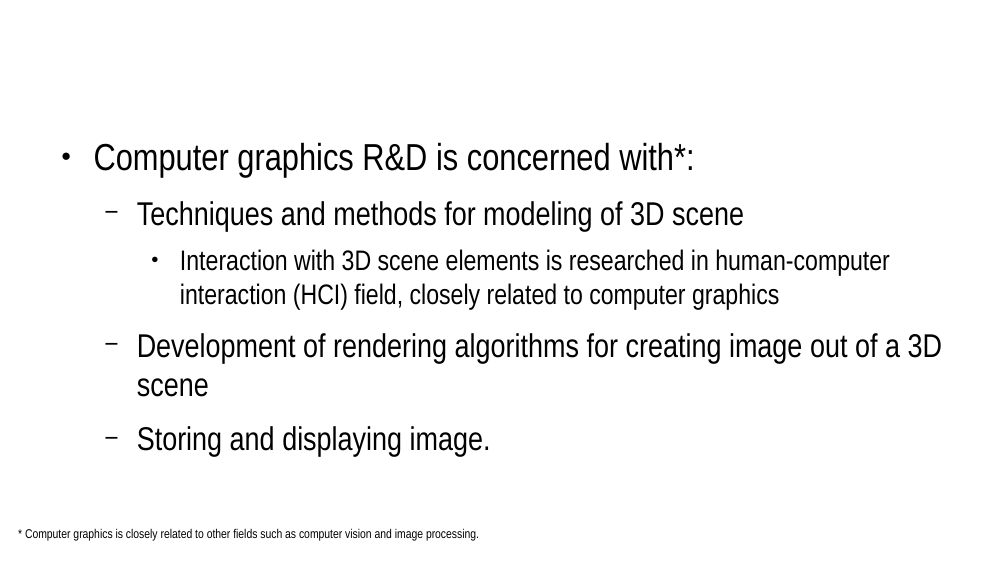
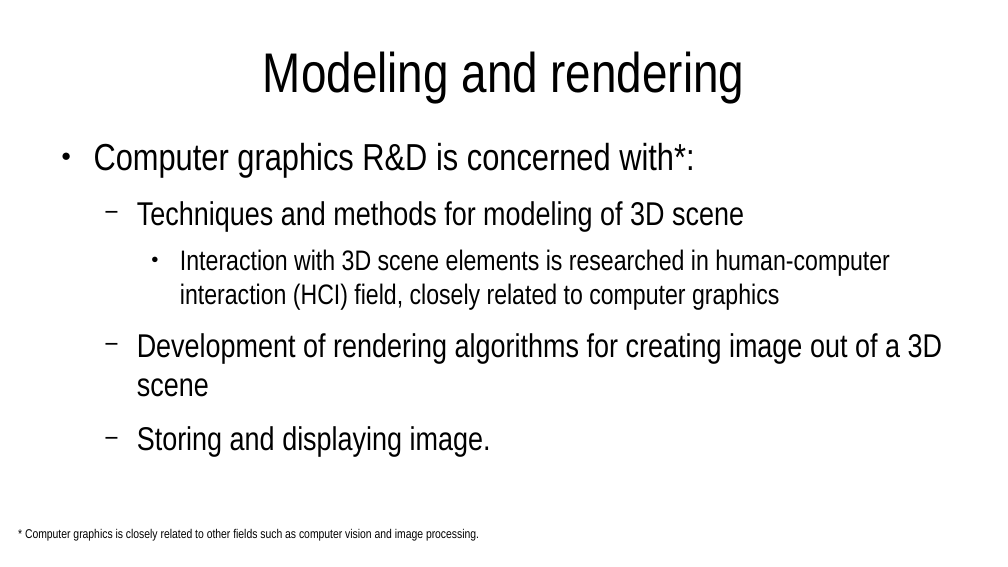
Before and after one commit to lorentzo/IntroductionToComputerGraphics, a slide deck: slide 5 of lectures/2_overview_computer_image_generation/computer_image_generation_overview.odp. Drawn at 1008x567 pixels with LibreOffice and Linux fonts; fonts in the diff are those of the drawing. Boxes give left, top, right and bottom in pixels: in the first picture for what was removed or moved away, otherwise in the second. Text is boxed around its words. In the diff, an @@ line names an element or a change of style, - is before the commit and + after.

```diff
--- a/lectures/2_overview_computer_image_generation/computer_image_generation_overview.odp
+++ b/lectures/2_overview_computer_image_generation/computer_image_generation_overview.odp
@@ title added at <box>263,51,744,102</box>, 44 pt, text #000000 @@
+Modeling and rendering
```
Also in this commit, not shown: 2 slides added, 4 other files.
